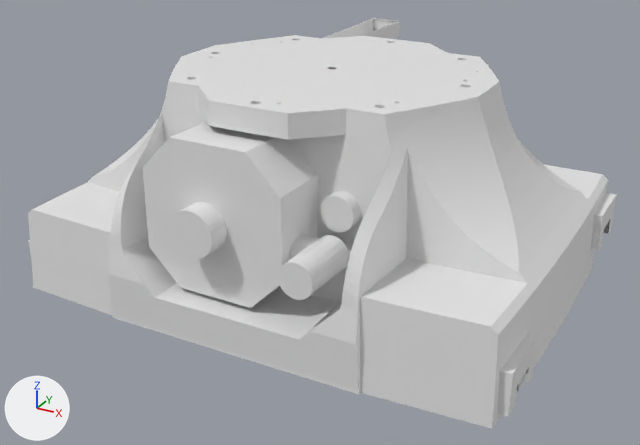
A saved change to the COLLADA model kuka_kl_support/meshes/kl100_2/visual/rail_moving_link.dae.
Before and after are seen from a 50 mm lens placed at (0.359, -0.675, 0.544), pointed at (-0.051, 0.071, 0.171). The axes (+X, +Y, +Z) are drawn at lower left. The lights are the same throughout. The older version comes first. Where no turn or scale is listed for an object, it has been applied to the vertices.
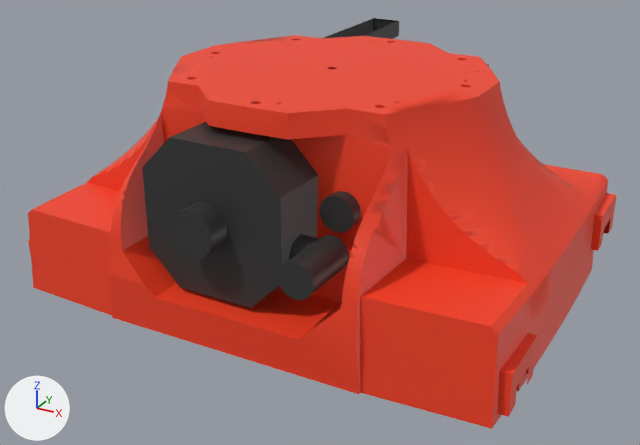
Where the newer file only moved an object's origin or applied its transform, the numbers keep the older frame.

Boxes [x1, y1, x2, y2] around the edits, measured in the pictures (640 x 445 px):
```json
{"object": "Default.001", "change": "recoloured", "before": [28, 35, 616, 429], "after": [28, 35, 616, 429], "on screen": "white to red"}
{"object": "Default.002", "change": "recoloured", "before": [142, 64, 489, 308], "after": [142, 64, 489, 308], "on screen": "white to dark grey"}
{"object": "Default", "change": "recoloured", "before": [324, 18, 399, 39], "after": [324, 18, 399, 39], "on screen": "white to dark grey"}
```

The change, as JSON lines over the scene's bpy script:
```json
{"op": "add", "block": "mat_material_0_001", "code": ["mat_material_0_001 = principled_material('Material_0.001')", "mat_material_0_001.base_color = (0.0331, 0.0331, 0.0331)  # dark grey #333333"]}
{"op": "add", "block": "mat_material_1_001", "code": ["mat_material_1_001 = principled_material('Material_1.001')", "mat_material_1_001.base_color = (0.913, 0.0513, 0.0152)  # red #f54021"]}
{"block": "me_default", "where": "me_default.from_pydata(...)  # 37 vertices, 59 faces; spans x -0.198..-0.157, y 0.103..0.46, z -0.115..-0.049"}
{"op": "add", "block": "me_default", "code": "me_default.materials.append(mat_material_0_001)  # dark grey #333333"}
{"block": "me_default_001", "where": "me_default_001.from_pydata(...)  # 1758 vertices, 2991 faces; spans x -0.243..0.209, y -0.179..0.264, z -0.205..0.0"}
{"op": "add", "block": "me_default_001", "code": "me_default_001.materials.append(mat_material_1_001)  # red #f54021"}
{"block": "me_default_002", "where": "me_default_002.from_pydata(...)  # 279 vertices, 469 faces; spans x -0.103..0.066, y -0.181..0.257, z -0.156..-0.026"}
{"op": "add", "block": "me_default_002", "code": "me_default_002.materials.append(mat_material_0_001)  # dark grey #333333"}
```
